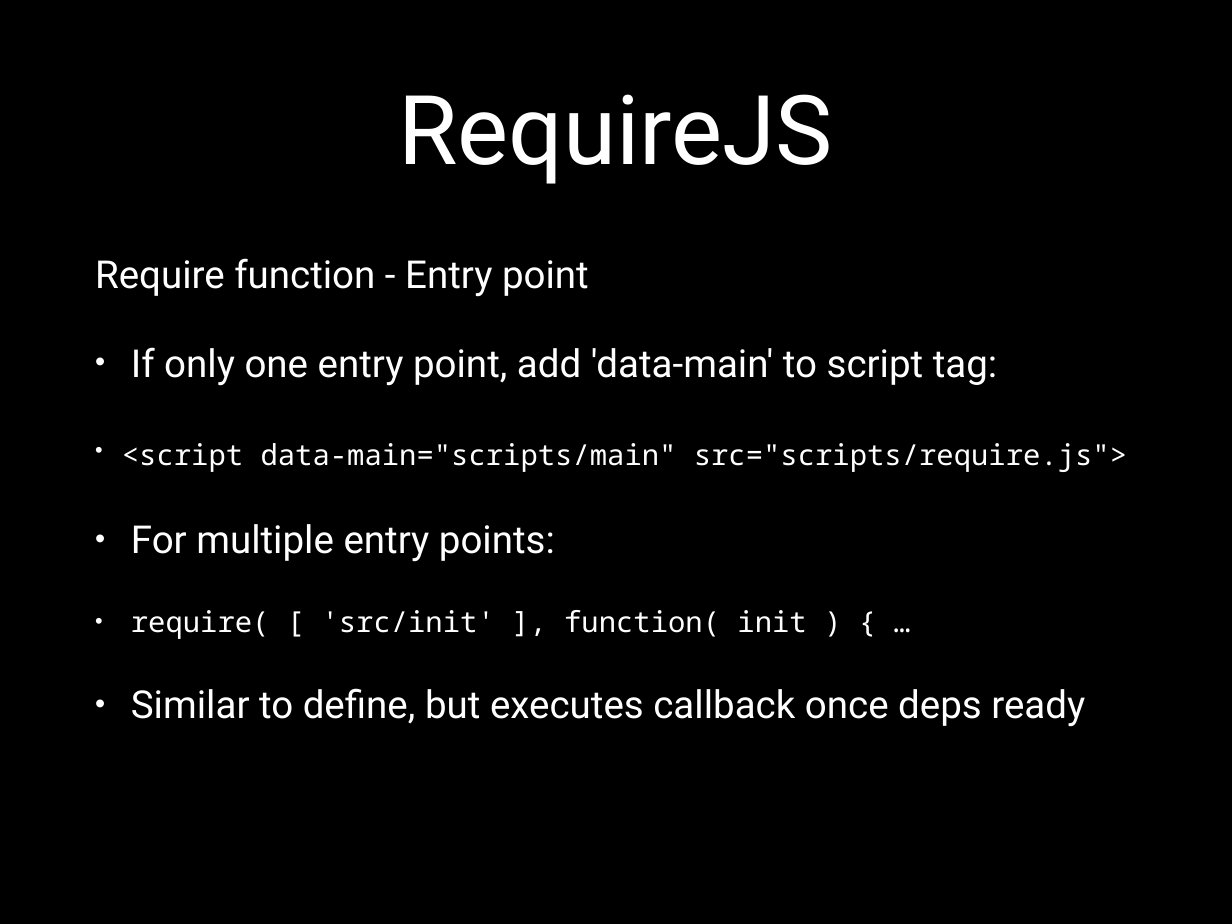
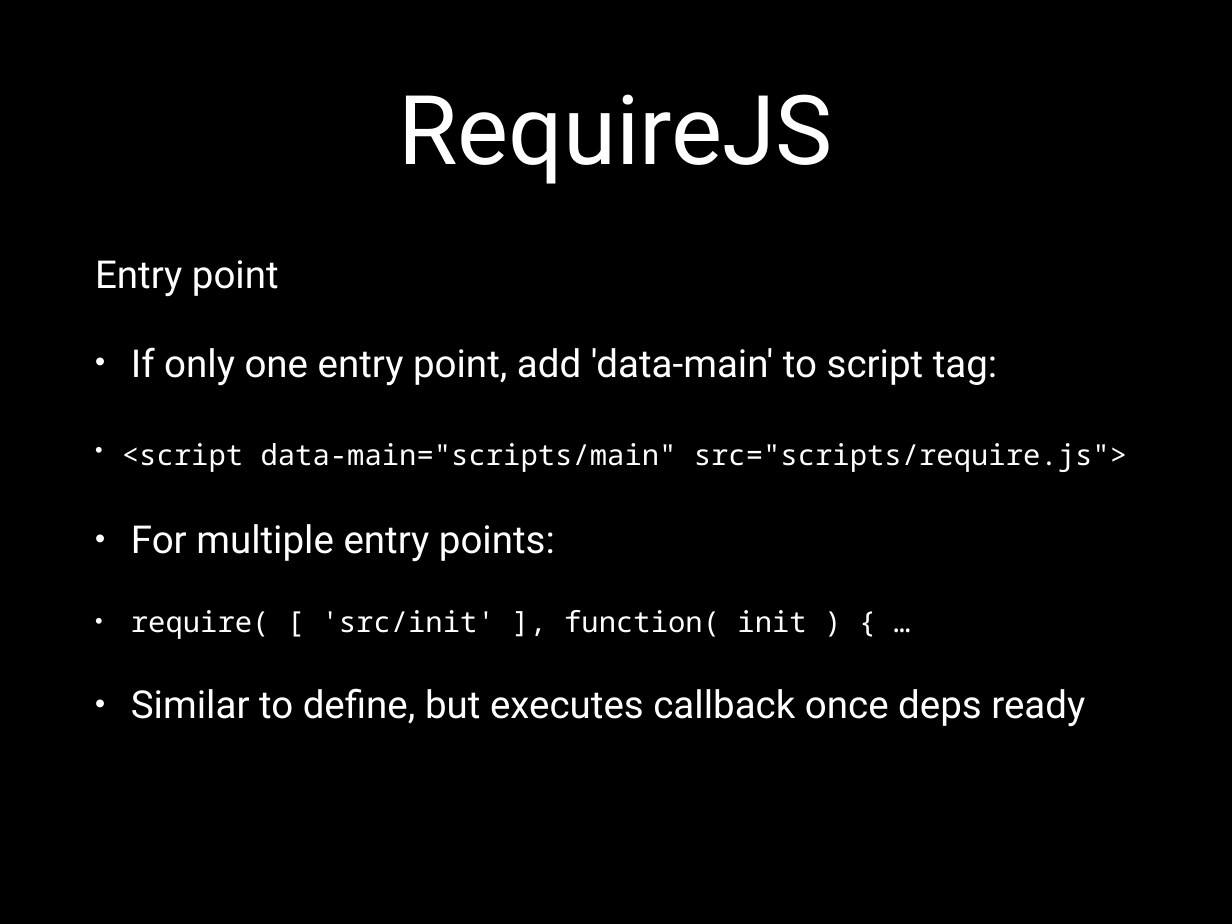
Before and after one commit to eliasjames/training-web-dev, a slide deck: slide 32 of intermediate-front-end/slides/powerpoint/day1.pptx. Drawn at 1232x924 pixels with LibreOffice and Linux fonts; fonts in the diff are those of the drawing. Boxes give left, top, right and bottom in pixels: in the first picture for what was removed or moved away, otherwise in the second. Text is boxed around its words. In the diff, an @@ line names an element or a change of style, - is before the commit and + after.

```diff
--- a/intermediate-front-end/slides/powerpoint/day1.pptx
+++ b/intermediate-front-end/slides/powerpoint/day1.pptx
@@ text at (95,260,279,297): text changed @@
-Require function - Entry point
+Entry point
```
Also in this commit, not shown: 2 other slides changed, 3 other files.
